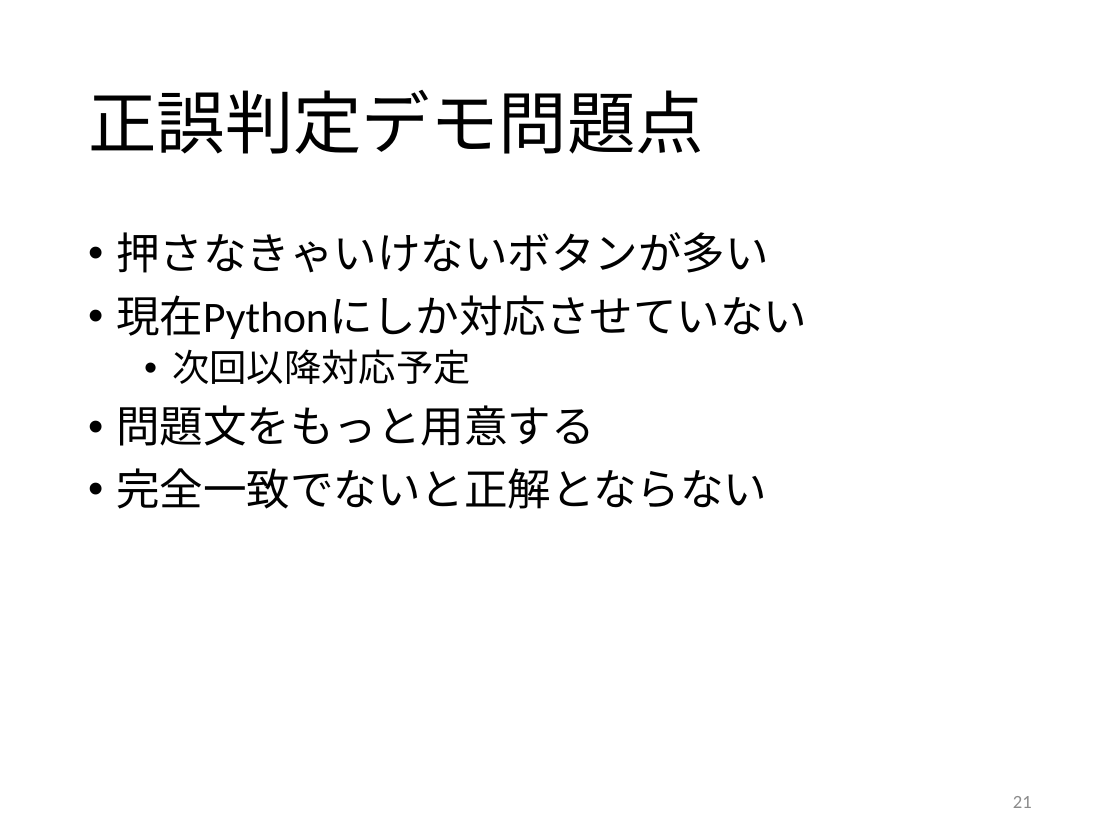
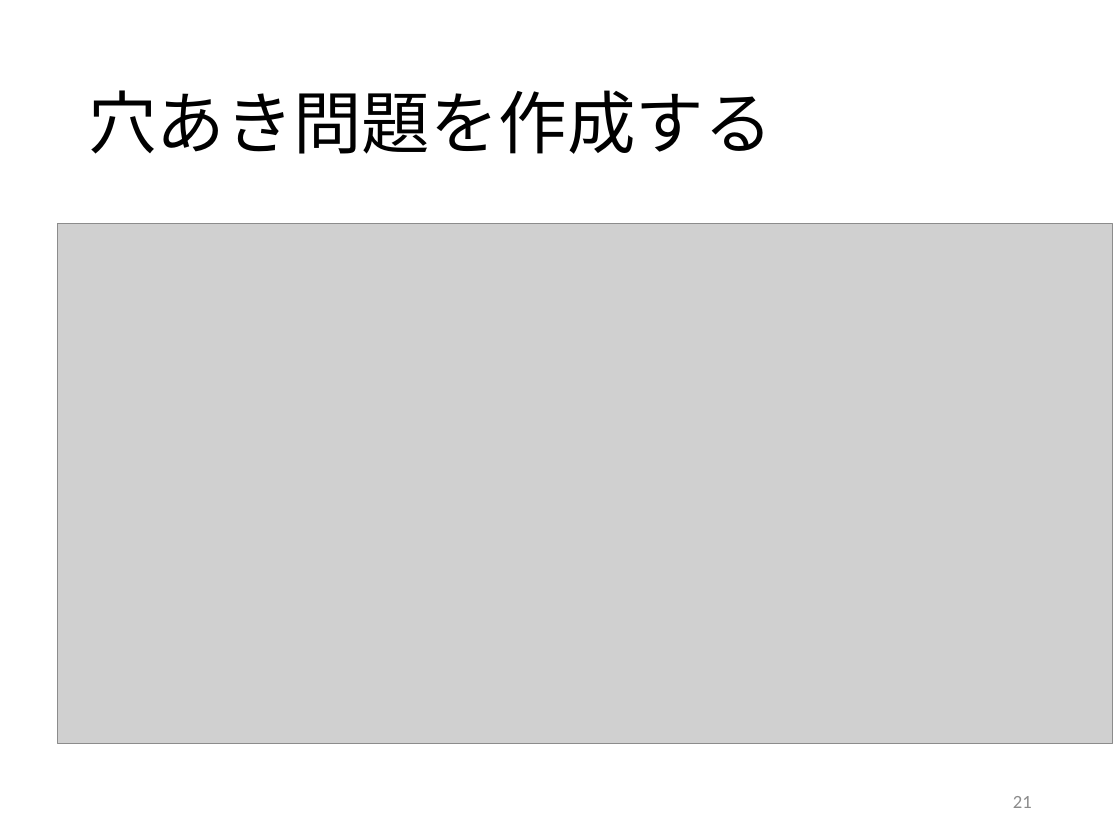
Before and after one commit to kait-takanolab/1821121-shimaoka-thesis, a slide deck: slide 21 of 1821121_shimaoka_sotsuken.pptx. Drawn at 1120x840 pixels with LibreOffice and Linux fonts; fonts in the diff are those of the drawing; grey boxes stand for pictures. Boxes give left, top, right and bottom in pixels: in the first picture for what was removed or moved away, otherwise in the second. Text is boxed around its words. In the diff, an @@ line names an element or a change of style, - is before the commit and + after.

```diff
--- a/1821121_shimaoka_sotsuken.pptx
+++ b/1821121_shimaoka_sotsuken.pptx
@@ title at box(88, 90, 772, 154): text changed @@
-正誤判定デモ問題点
+穴あき問題を作成する
@@ picture added at box(58, 224, 1113, 744) @@
@@ text removed at box(116, 232, 807, 509) @@
-• 押さなきゃいけないボタンが多い
-• 現在Pythonにしか対応させていない
-  • 次回以降対応予定
-• 問題文をもっと用意する
-• 完全一致でないと正解とならない
```
Also in this commit, not shown: 2 other slides changed, 2 slides added, 2 slides removed.
